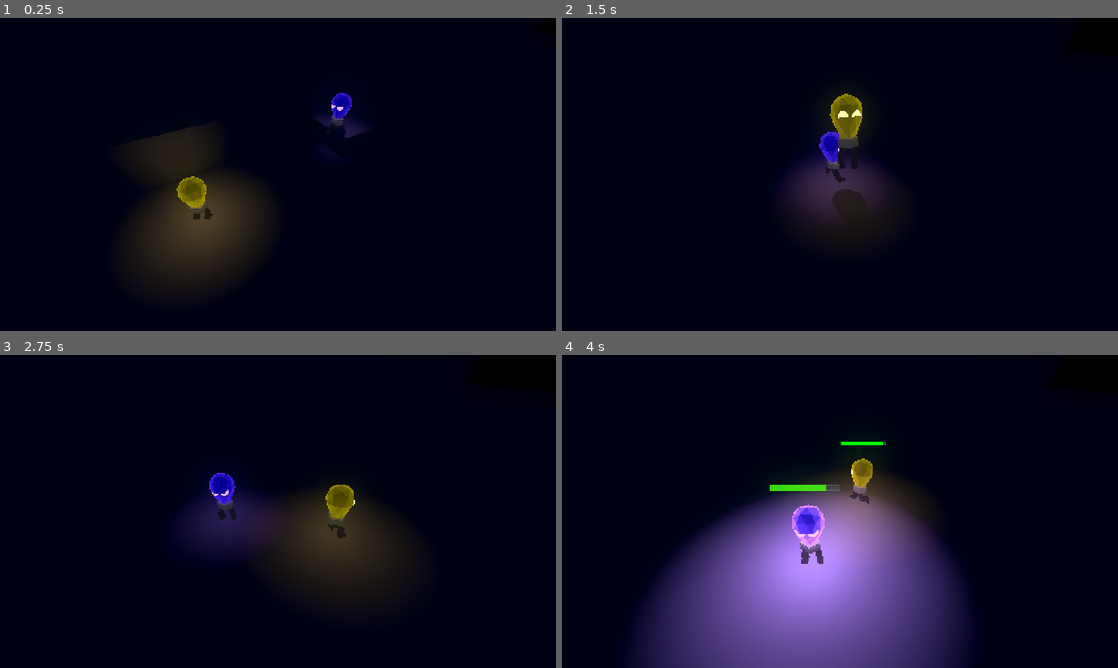
Above: before the commit, frames 1-4 (two rows, left to right).
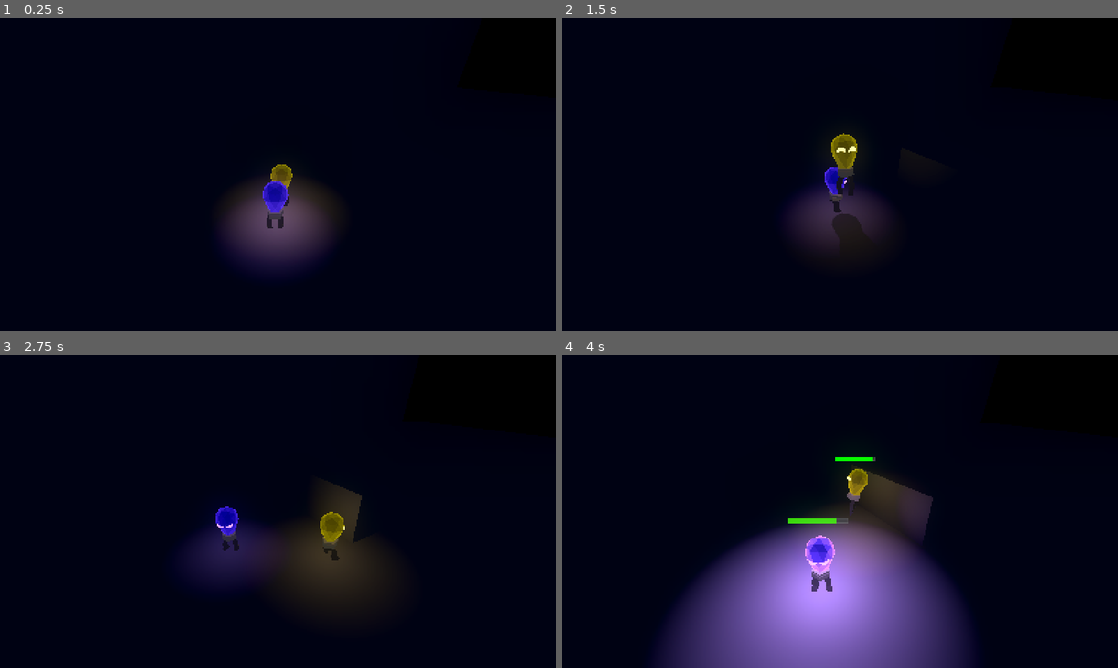
Above: after the commit, the same moments.

Repository: LowPolyFreak/EllieDeesAdventure
Game: Godot game, scene res://Scenes/main.tscn
The game is run twice, just before and just after one commit, with the same random seed, the same clock (stepped at 60 frames per second) and the same inputs.
Inputs:
- Up to frame 1 (0.25 s): no input
- Up to frame 2 (1.5 s): hold D (right_p1) 0.53-1.28 s; hold Home (ui_home) 0.53-1.28 s; tap Space (jump_p1) at 0.77 s; tap E (interact, bound only after the commit) at 0.8, 1.35 s; hold S (down_p1) from 1.28 s (still down)
- Up to frame 3 (2.75 s): tap Space (jump_p1) at 1.52 s; tap Home (ui_home) at 1.55 s; release S (down_p1) at 2.03 s; hold D (right_p1) from 2.03 s (still down); hold E (interact, bound only after the commit) from 2.03 s (still down); tap Down (down_p2) at 2.1 s
- Up to frame 4 (4 s): release D (right_p1) at 2.78 s; release E (interact, bound only after the commit) at 2.78 s; hold W (up_p1) 2.78-3.53 s; tap Shift (glow_p1) at 2.85 s; tap Space (jump_p1) at 3.02, 3.77 s; tap Home (ui_home) at 3.05 s; hold A (left_p1) from 3.53 s (still down); hold E (interact, bound only after the commit) from 3.53 s (still down); tap Keypad 0 (glow_p2) at 3.6 s

The runs differ from the first frame. In frame 1, 12% of the frame differs, in the area x 24-67%, y 23-86%; in frame 2, 3.7%; in frame 3, 5.1%; in frame 4, 19%, in the area x 13-72%, y 27-100%.

Commit message:
Join and auto release

Diff:
--- a/Scenes/dee.tscn
+++ b/Scenes/dee.tscn
@@ -15,24 +15,24 @@
 glow_light_range = 10
 
 [node name="Skeleton3D" parent="EllieModel/Armature" index="0"]
-bones/0/position = Vector3(0, 0.526893, 0)
-bones/0/rotation = Quaternion(0, 0, 0, 1)
-bones/1/rotation = Quaternion(-0.00868977, -0.0920219, 0.991305, 0.0936498)
-bones/2/rotation = Quaternion(0.279318, -0.00421691, 0.130551, 0.951273)
-bones/3/rotation = Quaternion(-0.785381, -0.114085, -0.0713671, 0.604208)
-bones/4/rotation = Quaternion(0.00868977, -0.0920219, 0.991305, -0.0936498)
-bones/5/rotation = Quaternion(0.279318, 0.00421691, -0.130551, 0.951273)
-bones/6/rotation = Quaternion(-0.785381, 0.114085, 0.0713671, 0.604208)
+bones/0/position = Vector3(0.00731072, 0.492211, -0.0134391)
+bones/0/rotation = Quaternion(-0.00654638, -0.00132864, -0.000855193, 0.999977)
+bones/1/rotation = Quaternion(0.0542665, -0.148662, 0.97498, 0.156103)
+bones/2/rotation = Quaternion(0.430619, -0.00390008, 0.201268, 0.879797)
+bones/3/rotation = Quaternion(-0.847534, -0.0312147, -0.0373816, 0.528502)
+bones/4/rotation = Quaternion(-0.0422832, -0.152725, 0.977638, -0.138247)
+bones/5/rotation = Quaternion(0.436477, 0.00388444, -0.204005, 0.876273)
+bones/6/rotation = Quaternion(-0.851749, 0.0327364, 0.059894, 0.519484)
 bones/7/position = Vector3(-0.187498, 0.245262, -0.282433)
 bones/8/position = Vector3(-0.170884, 0.0506439, 0.0332276)
-bones/8/rotation = Quaternion(0.0959203, 0.695135, 0.700571, -0.129567)
+bones/8/rotation = Quaternion(0.09592, 0.695135, 0.700571, -0.129567)
 bones/9/position = Vector3(0.187498, 0.245262, -0.282433)
 bones/9/rotation = Quaternion(0.0665028, -0.703973, 0.703973, -0.0665028)
 bones/10/position = Vector3(0.170884, 0.0506439, 0.0332276)
-bones/10/rotation = Quaternion(-0.0959203, 0.695135, 0.700571, 0.129567)
+bones/10/rotation = Quaternion(-0.09592, 0.695135, 0.700571, 0.129567)
 
 [node name="BoneAttachment3D" parent="EllieModel/Armature/Skeleton3D" index="0"]
-transform = Transform3D(1, 0, 0, 0, 1, 0, 0, 0, 1, 0, 0.526893, 0)
+transform = Transform3D(0.999995, 0.00172774, -0.00264603, -0.00169295, 0.999913, 0.0130947, 0.00266842, -0.0130902, 0.999911, 0.00731072, 0.492211, -0.0134391)
 
 [node name="OmniLight3D" parent="EllieModel/Armature/Skeleton3D/BoneAttachment3D" index="0"]
 light_color = Color(0.737255, 0.54902, 1, 1)
@@ -41,10 +41,6 @@
 surface_material_override/1 = ExtResource("2_27i61")
 surface_material_override/2 = ExtResource("3_16jx1")
 
-[node name="AnimationTree" parent="." index="2"]
-parameters/Movement/current_state = ""
-parameters/Movement/current_index = -1
-
 [node name="BatteryBarSprite" parent="." index="5"]
 texture = SubResource("ViewportTexture_51ndg")
 
--- a/Scenes/main.tscn
+++ b/Scenes/main.tscn
@@ -103,7 +103,7 @@
 shape = SubResource("ConcavePolygonShape3D_ea5o8")
 
 [node name="Wall" type="MeshInstance3D" parent="BG"]
-transform = Transform3D(1, 0, 0, 0, 1, 0, 0, 0, 1, -0.873114, 9, -18.1349)
+transform = Transform3D(1, 0, 0, 0, 1, 0, 0, 0, 1, -1.72997, 9, -24.2241)
 mesh = SubResource("BoxMesh_firln")
 metadata/_edit_group_ = true
 
@@ -113,7 +113,7 @@
 shape = SubResource("ConcavePolygonShape3D_qy6h0")
 
 [node name="Wall2" type="MeshInstance3D" parent="BG"]
-transform = Transform3D(-4.37114e-08, 0, 1, 0, 1, 0, -1, 0, -4.37114e-08, -21.8731, 9, -0.134871)
+transform = Transform3D(-4.37114e-08, 0, 1, 0, 1, 0, -1, 0, -4.37114e-08, -22.73, 9, -6.22412)
 mesh = SubResource("BoxMesh_firln")
 metadata/_edit_group_ = true
 
@@ -123,7 +123,7 @@
 shape = SubResource("ConcavePolygonShape3D_qy6h0")
 
 [node name="Block" type="MeshInstance3D" parent="BG"]
-transform = Transform3D(0.860466, 0, 0.509507, 0, 1, 0, -0.509507, 0, 0.860466, -7.1856, 1, -0.901525)
+transform = Transform3D(0.860466, 0, 0.509507, 0, 1, 0, -0.509507, 0, 0.860466, -8.04246, 1, -6.99077)
 mesh = SubResource("BoxMesh_ocupg")
 metadata/_edit_group_ = true
 
@@ -133,7 +133,7 @@
 shape = SubResource("ConcavePolygonShape3D_ts4oa")
 
 [node name="Block2" type="MeshInstance3D" parent="BG"]
-transform = Transform3D(0.864617, 0, 0.502432, 0, 1, 0, -0.502432, 0, 0.864617, 2.01801, -0.0191437, -3.71771)
+transform = Transform3D(0.864617, 0, 0.502432, 0, 1, 0, -0.502432, 0, 0.864617, 1.16115, -0.0191437, -9.80696)
 mesh = SubResource("BoxMesh_ocupg")
 metadata/_edit_group_ = true
 
@@ -143,10 +143,10 @@
 shape = SubResource("ConcavePolygonShape3D_ts4oa")
 
 [node name="Ellie" parent="." instance=ExtResource("1_tsqy0")]
-transform = Transform3D(1, 0, 0, 0, 1, 0, 0, 0, 1, -4.26215, 0, 3.08242)
+transform = Transform3D(1, 0, 0, 0, 1, 0, 0, 0, 1, 0.0142994, 0, -1.2378)
 
 [node name="Dee" parent="." instance=ExtResource("2_2yub6")]
-transform = Transform3D(1, 0, 0, 0, 1, 0, 0, 0, 1, 1.60304, 1, -1.70159)
+transform = Transform3D(1, 0, 0, 0, 1, 0, 0, 0, 1, -0.195843, 9.53674e-07, 0.0116072)
 collision_layer = 1
 
 [node name="MovingPlatformTest" type="AnimatableBody3D" parent="."]
@@ -180,7 +180,7 @@
 autostart = true
 
 [node name="ZoomIn" type="Marker3D" parent="CameraFollow"]
-transform = Transform3D(1, 0, 0, 0, 0.866026, 0.5, 0, -0.5, 0.866026, 0, -0.032, 4.281)
+transform = Transform3D(1, 0, 0, 0, 0.943223, 0.332161, 0, -0.332161, 0.943223, 0, 0.437645, 5.09445)
 
 [node name="ZoomOut" type="Marker3D" parent="CameraFollow"]
 transform = Transform3D(1, 0, 0, 0, 0.5, 0.866026, 0, -0.866026, 0.5, 0, 6.76524, 9.03319)
--- a/Scripts/follow_behind.gd
+++ b/Scripts/follow_behind.gd
@@ -5,7 +5,7 @@
 @export var target_character: CharacterBody3D
 @export var start_active := true
 @export var distance := 0.35
-@export var update_time := 0.1
+@export var update_time := 0.01
 
 @onready var current_pos = $CurrentPos
 @onready var update_timer = $UpdateTimer
--- a/Scripts/player.gd
+++ b/Scripts/player.gd
@@ -31,6 +31,7 @@
 var in_air = false
 var battery: float = 1.0
 var is_following
+var first_player
 
 #Inputs
 var up = "up_p1"
@@ -58,6 +59,7 @@
 		$FollowBehind.target_character = get_tree().get_first_node_in_group("Player_1")
 		$FollowBehind.update_active(true)
 		is_following = true
+		first_player = get_tree().get_first_node_in_group("Player_1")
 	else:
 		add_to_group("Player_1")
 
@@ -118,6 +120,8 @@
 			var move_vec = -bulb.global_basis.z * SPEED
 			global_position += move_vec * delta
 			animation_tree.set("parameters/Movement/transition_request", "Run")
+			if global_position.distance_to(first_player.global_position) > 4:
+				is_following = false
 		elif !player_1:
 			animation_tree.set("parameters/Movement/transition_request", "Idle")
 
@@ -166,9 +170,9 @@
 			battery_charge_timer.start()
 			battery_drain_timer.stop()
 	if !player_1:
-		var first_player = get_tree().get_first_node_in_group("Player_1")
-		if global_position.distance_to(first_player.global_position) < 1:
-			if event.is_action_pressed("ui_home"):
+
+		if event.is_action_pressed("interact"):
+			if global_position.distance_to(first_player.global_position) < 2.5:
 				is_following = true
 
 func _on_battery_drain_timer_timeout() -> void:
--- a/project.godot
+++ b/project.godot
@@ -60,6 +60,7 @@
 "deadzone": 0.5,
 "events": [Object(InputEventKey,"resource_local_to_scene":false,"resource_name":"","device":-1,"window_id":0,"alt_press …(191 unchanged characters)…
 , Object(InputEventJoypadButton,"resource_local_to_scene":false,"resource_name":"","device":-1,"button_index":9,"pressure":0.0,"pressed":true,"script":null)
+, Object(InputEventJoypadButton,"resource_local_to_scene":false,"resource_name":"","device":-1,"button_index":0,"pressure":0.0,"pressed":true,"script":null)
 ]
 }
 glow_p1={
@@ -96,12 +97,19 @@
 "deadzone": 0.5,
 "events": [Object(InputEventKey,"resource_local_to_scene":false,"resource_name":"","device":-1,"window_id":0,"alt_press …(195 unchanged characters)…
 , Object(InputEventJoypadButton,"resource_local_to_scene":false,"resource_name":"","device":-1,"button_index":10,"pressure":0.0,"pressed":true,"script":null)
+, Object(InputEventJoypadButton,"resource_local_to_scene":false,"resource_name":"","device":-1,"button_index":2,"pressure":0.0,"pressed":true,"script":null)
 ]
 }
 glow_p2={
 "deadzone": 0.5,
 "events": [Object(InputEventKey,"resource_local_to_scene":false,"resource_name":"","device":-1,"window_id":0,"alt_press …(196 unchanged characters)…
 , Object(InputEventJoypadMotion,"resource_local_to_scene":false,"resource_name":"","device":-1,"axis":5,"axis_value":1.0,"script":null)
+]
+}
+interact={
+"deadzone": 0.5,
+"events": [Object(InputEventKey,"resource_local_to_scene":false,"resource_name":"","device":-1,"window_id":0,"alt_pressed":false,"shift_pressed":false,"ctrl_pressed":false,"meta_pressed":false,"pressed":false,"keycode":0,"physical_keycode":69,"key_label":0,"unicode":101,"location":0,"echo":false,"script":null)
+, Object(InputEventJoypadButton,"resource_local_to_scene":false,"resource_name":"","device":-1,"button_index":3,"pressure":0.0,"pressed":true,"script":null)
 ]
 }
 
